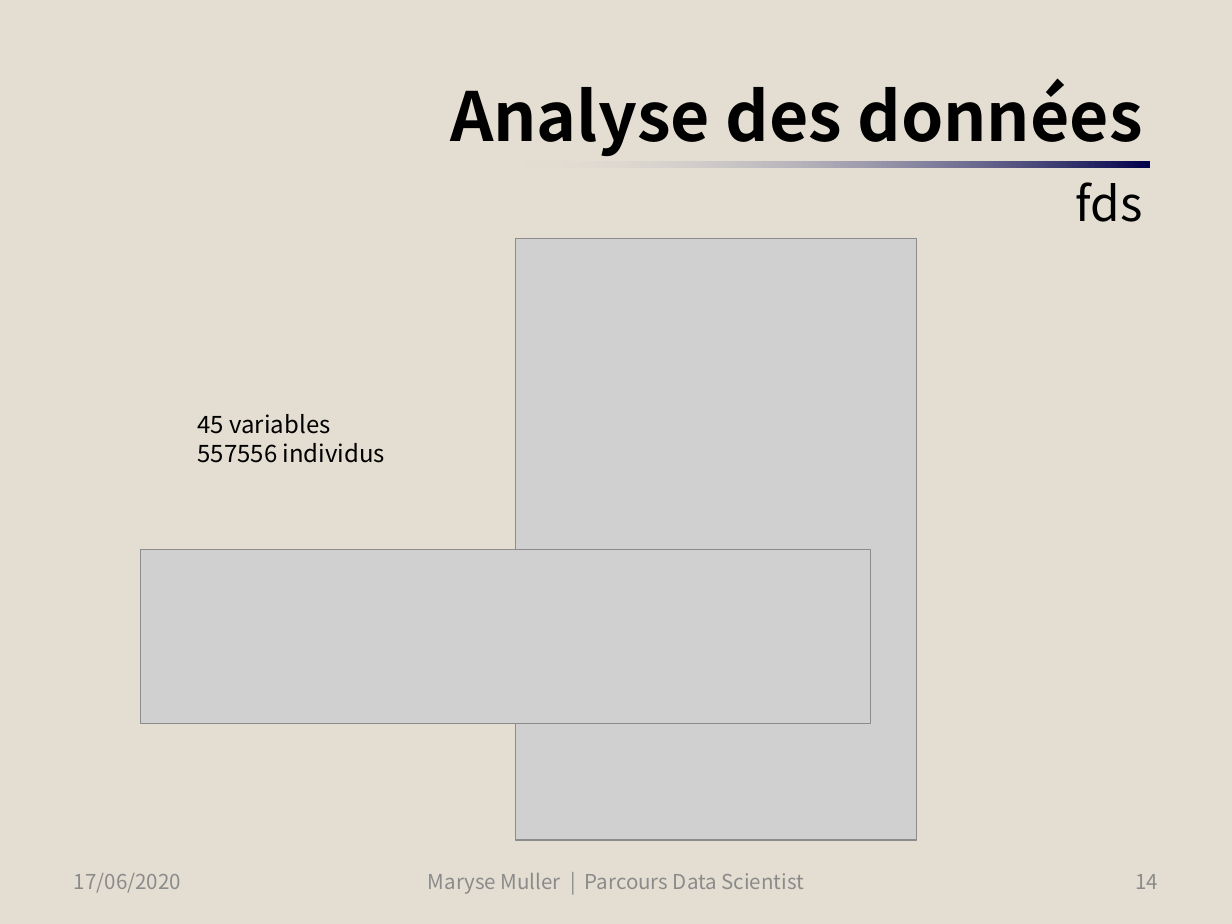
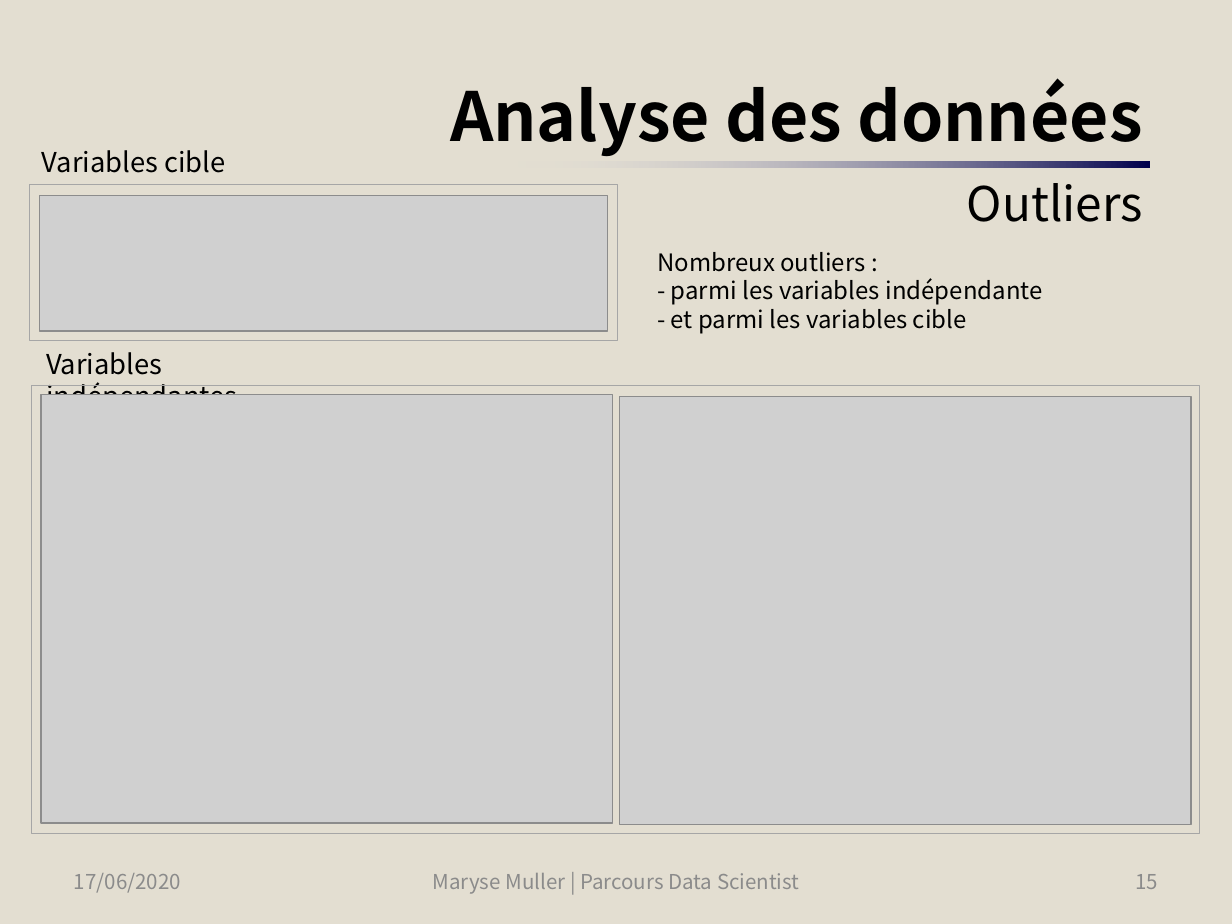
Before and after one commit to SmellyArmure/OC_DS_Project4, a slide deck: slide 15 of PRESENTATION/Projet4.pptx (slide 14 before the commit). Drawn at 1232x924 pixels with LibreOffice and Linux fonts; fonts in the diff are those of the drawing; grey boxes stand for pictures. Boxes give left, top, right and bottom in pixels: in the first picture for what was removed or moved away, otherwise in the second. Text is boxed around its words. In the diff, an @@ line names an element or a change of style, - is before the commit and + after.

```diff
--- a/PRESENTATION/Projet4.pptx
+++ b/PRESENTATION/Projet4.pptx
@@ title at [450, 78, 1143, 222]: text changed @@
-Analyse des données
-fds
+Analyse des données
+Outliers
@@ text at [42, 150, 225, 173]: text changed; size 14 to 16 pt @@
-45 variables
-557556 individus
+Variables cible
@@ rectangle added at [30, 185, 617, 340], outline #A6A6A6 0.5 pt @@
@@ picture: place and size @@
-picture at [140, 549, 871, 724]
+picture at [39, 196, 607, 331]
@@ text added at [657, 252, 1042, 334], 14 pt, text #000000 @@
+Nombreux outliers :
+- parmi les variables indépendante
+- et parmi les variables cible
@@ text added at [46, 352, 238, 395], 16 pt, text #000000 @@
+Variables indépendantes
@@ rectangle added at [31, 384, 1199, 833], outline #A6A6A6 0.5 pt @@
@@ picture: place and size @@
-picture at [515, 239, 917, 840]
+picture at [41, 394, 612, 823]
@@ picture added at [620, 397, 1191, 825] @@
@@ text "Maryse Muller | Parcours Data ..." rewrapped from [428, 873, 804, 894] to [432, 873, 799, 894] @@
@@ page number at [1135, 874, 1158, 889]: text changed @@
-14
+15
```
Also in this commit, not shown: 20 other slides changed, 7 slides added, 1 slide removed, 3 other files.
